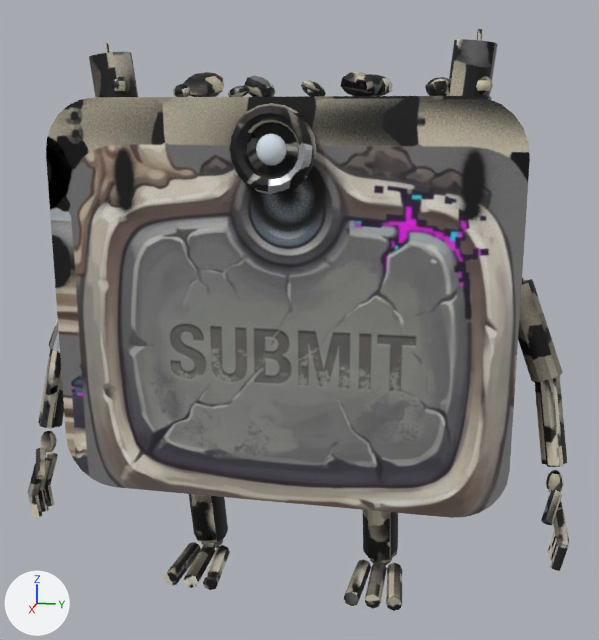
One commit to the glTF model assets/models/mobs/mutant_button.glb: the scene before it, then after it.
Both versions are drawn from a camera (50 mm lens) standing at (2.203, 0.461, 1.308) and looking at (0.009, 0.022, 0.759). Every picture has the same lights, and +X, +Y and +Z are marked at lower left. The older version comes first. Vertices at exactly the same position are counted once.

In view in the first picture: 'arm_L_0' and 1 more.
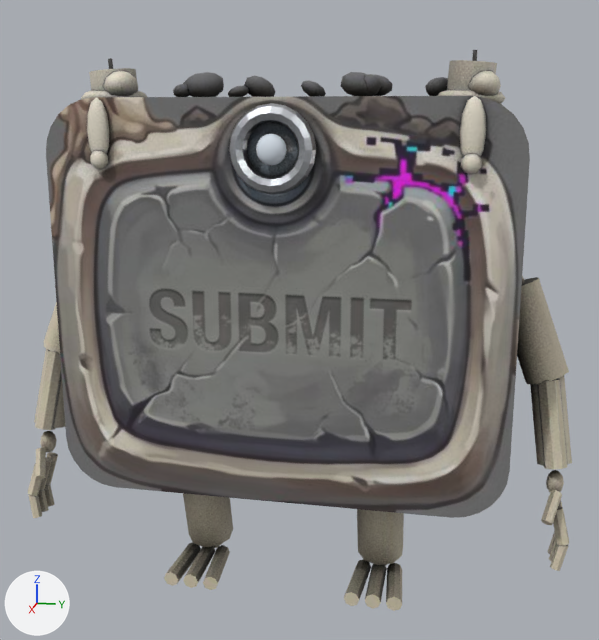
Pixel boxes [x1, y1, x2, y2] of what changed, in the pictures (599 x 640 px; the box of a moved part takes in the faces that stretch with it):
'arm_L_0', reshaped: before [28, 29, 569, 611]; after [28, 50, 572, 611]
part 1 of me_cylinder_004, added: after [87, 97, 109, 154]
part 2 of me_cylinder_004, added: after [90, 150, 108, 169]
part 3 of me_cylinder_004, added: after [468, 71, 501, 95]
part 4 of me_cylinder_004, added: after [460, 96, 486, 157]
part 5 of me_cylinder_004, added: after [461, 154, 482, 174]
part 6 of me_cylinder_004, moved or reshaped: before [477, 29, 482, 41]; after [472, 50, 477, 61]
part 7 of me_cylinder_004, moved or reshaped: before [189, 494, 398, 561]; after [183, 493, 404, 565]
part 8 of me_cylinder_004, moved or reshaped: before [89, 42, 138, 97]; after [81, 58, 147, 99]
part 9 of me_cylinder_004, moved or reshaped: before [518, 279, 567, 467]; after [517, 277, 572, 469]
part 10 of me_cylinder_004, moved or reshaped: before [38, 317, 64, 428]; after [34, 302, 65, 430]
part 11 of me_cylinder_004, moved or reshaped: before [434, 39, 498, 97]; after [434, 60, 505, 104]
part 12 of me_cylinder_004, surface changed: before [28, 39, 569, 611]; after [28, 60, 572, 611]

What changed in the scene script:
```text
Change me_cylinder_004:
    used by ob_arm_l_0; location = (0.0, 0.0, 0.0)
    remove me_cylinder_004.from_pydata(...)  # 2322 vertices, 4380 faces; spans x -0.21..0.25, y -0.76..0.76, z 0.0..1.52
    add me_cylinder_004.from_pydata(...)  # 2666 vertices, 5036 faces; spans x -0.24..0.25, y -0.76..0.76, z 0.0..1.47
    me_cylinder_004 part 1: a new loose piece, a UV sphere (10 segments, 6 rings, poles along z) spanning x 0.204..0.232, y -0.477..-0.417, z 1.192..1.352, in mat_body
    me_cylinder_004 part 2: a new loose piece, a UV sphere (8 segments, 5 rings, poles along z) spanning x 0.205..0.239, y -0.471..-0.424, z 1.177..1.227, in mat_body
    me_cylinder_004 part 3: a new loose piece, a UV sphere (10 segments, 6 rings, poles along z) spanning x -0.098..-0.002, y 0.442..0.532, z 1.342..1.422, in mat_body
    me_cylinder_004 part 4: a new loose piece, a UV sphere (10 segments, 6 rings, poles along z) spanning x 0.204..0.232, y 0.437..0.497, z 1.192..1.352, in mat_body
    me_cylinder_004 part 5: a new loose piece, a UV sphere (8 segments, 5 rings, poles along z) spanning x 0.205..0.239, y 0.444..0.491, z 1.177..1.227, in mat_body
    me_cylinder_004 part 6: the loose piece of 10 vertices spanning x -0.09..-0.07, y 0.47..0.48, z 1.48..1.52 is moved by (0.0, -0.01, -0.05)
    me_cylinder_004 part 7: 248 vertices moved from x -0.07..0.09, y -0.32..0.32, z 0.06..0.51 to x -0.09..0.11, y -0.33..0.33, z 0.05..0.51; 6 vertices removed from x 0.07, y -0.28..0.28, z 0.27; 6 vertices added at x 0.08..0.09, y -0.29..0.29, z 0.27
    me_cylinder_004 part 8: 129 vertices moved from x 0.03..0.14, y -0.52..-0.4, z 1.33..1.47 to x 0.0..0.16, y -0.55..-0.37, z 1.32..1.43; 10 vertices removed from x 0.07..0.09, y -0.48..-0.47, z 1.34..1.49; 10 vertices added at x 0.07..0.09, y -0.51..-0.46, z 1.33..1.45
    me_cylinder_004 part 9: 130 vertices moved from x -0.04..0.11, y 0.56..0.75, z 0.41..0.9 to x -0.06..0.13, y 0.55..0.76, z 0.41..0.9; 5 vertices removed from x -0.01..0.05, y 0.68..0.71, z 0.64; 5 vertices added at x -0.04..0.08, y 0.66..0.72, z 0.63..0.65
    me_cylinder_004 part 10: 130 vertices moved from x -0.04..0.11, y -0.75..-0.56, z 0.41..0.9 to x -0.06..0.13, y -0.76..-0.55, z 0.41..0.9; 5 vertices removed from x -0.01..0.05, y -0.71..-0.68, z 0.64; 5 vertices added at x -0.04..0.08, y -0.72..-0.66, z 0.63..0.65
    me_cylinder_004 part 11: 14 vertices moved from x -0.14..-0.03, y 0.39..0.51, z 1.33..1.5 to x -0.14..-0.02, y 0.39..0.51, z 1.33..1.45; 55 vertices removed from x -0.11..-0.02, y 0.46..0.52, z 1.33..1.49; 65 vertices added at x -0.16..0.0, y 0.37..0.55, z 1.32..1.44
    me_cylinder_004 part 12: 3894 kept faces spanning x -0.21..0.25, y -0.76..0.76, z 0.0..1.45 get new texture (UV) coordinates
    other edits to the shape of me_cylinder_004 do not show in these pictures
```
